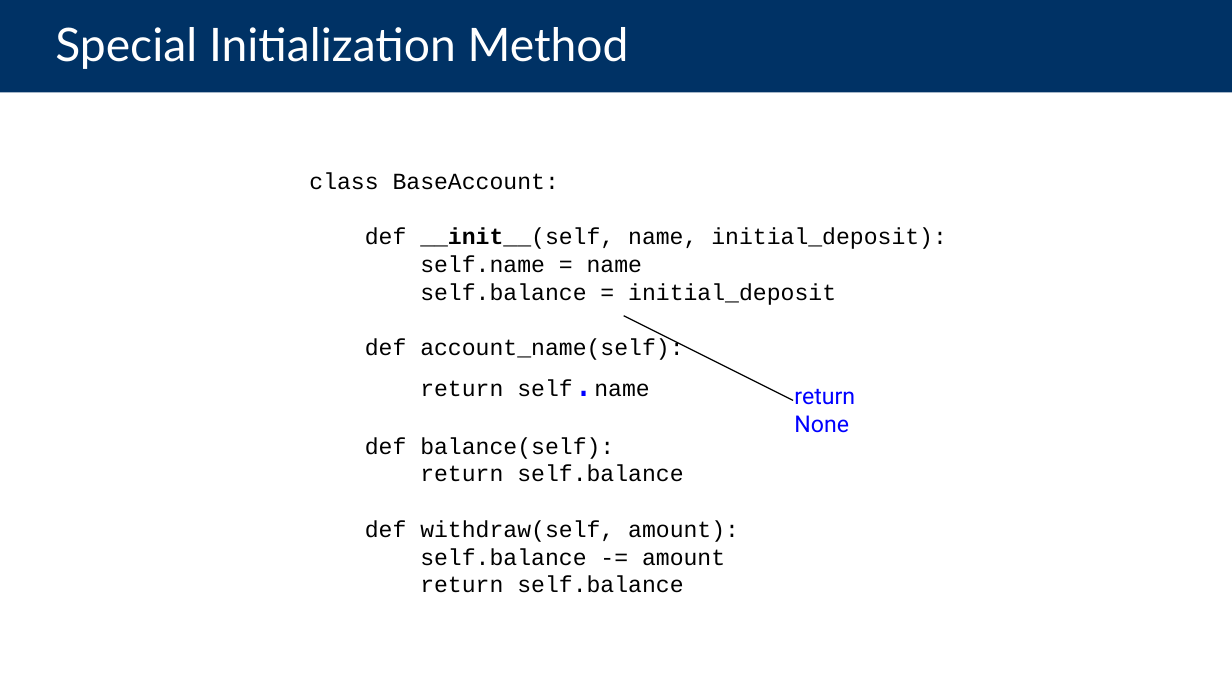
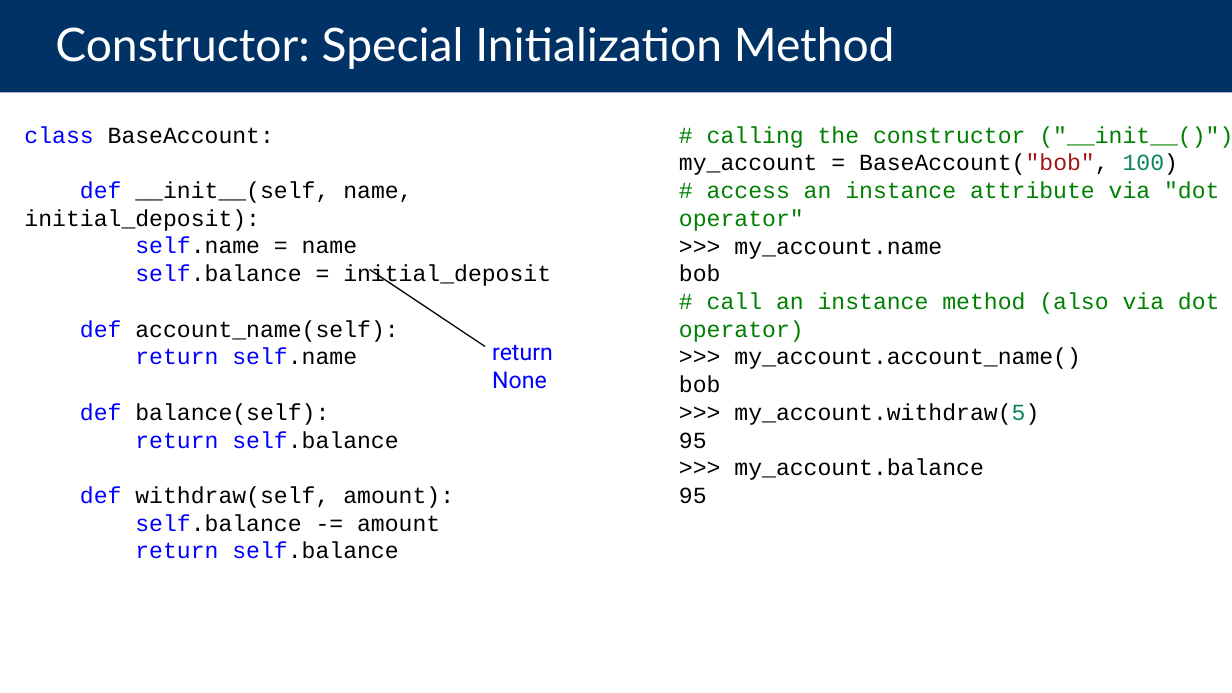
Before and after one commit to cs88-website/su24, a slide deck: slide 17 of assets/slides/su24/14-OOP.pptx (slide 15 before the commit). Drawn at 1232x693 pixels with LibreOffice and Linux fonts; fonts in the diff are those of the drawing. Boxes give left, top, right and bottom in pixels: in the first picture for what was removed or moved away, otherwise in the second. Text is boxed around its words. In the diff, an @@ line names an element or a change of style, - is before the commit and + after.

```diff
--- a/assets/slides/su24/14-OOP.pptx
+++ b/assets/slides/su24/14-OOP.pptx
@@ title at (x1=55, y1=27, x2=895, y2=69): text changed @@
-Special Initialization Method
+Constructor: Special Initialization Method
@@ text "class BaseAccount:" moved from (x1=309, y1=172, x2=947, y2=593) to (x1=24, y1=126, x2=551, y2=532) @@
@@ text "class BaseAccount:" at (x1=24, y1=126, x2=551, y2=532): text colour #000000 to #0000FF in "class", "def", "self.name", "self.balance" and 7 more places; highlight none to #FFFFFF; bold off in "__init__(self,"; size 28 to 18 pt, text colour #0000FF to #000000 in "self.name" @@
@@ text added at (x1=679, y1=126, x2=1232, y2=504), 18 pt, text #000000 @@
+# calling the constructor ("__init__()")
+my_account = BaseAccount("bob", 100)
+# access an instance attribute via "dot operator"
+>>> my_account.name
+bob
+# call an instance method (also via dot operator)
+>>> my_account.account_name()
+bob
+>>> my_account.withdraw(5)
+95
+>>> my_account.balance
+95
@@ line moved from (624, 316) - (793, 400) to (370, 270) - (485, 347) @@
@@ text "return None" moved from (x1=794, y1=388, x2=855, y2=433) to (x1=492, y1=344, x2=553, y2=389) @@
```
Also in this commit, not shown: 11 other slides changed, 7 slides added, 9 slides removed, 11 other files.
